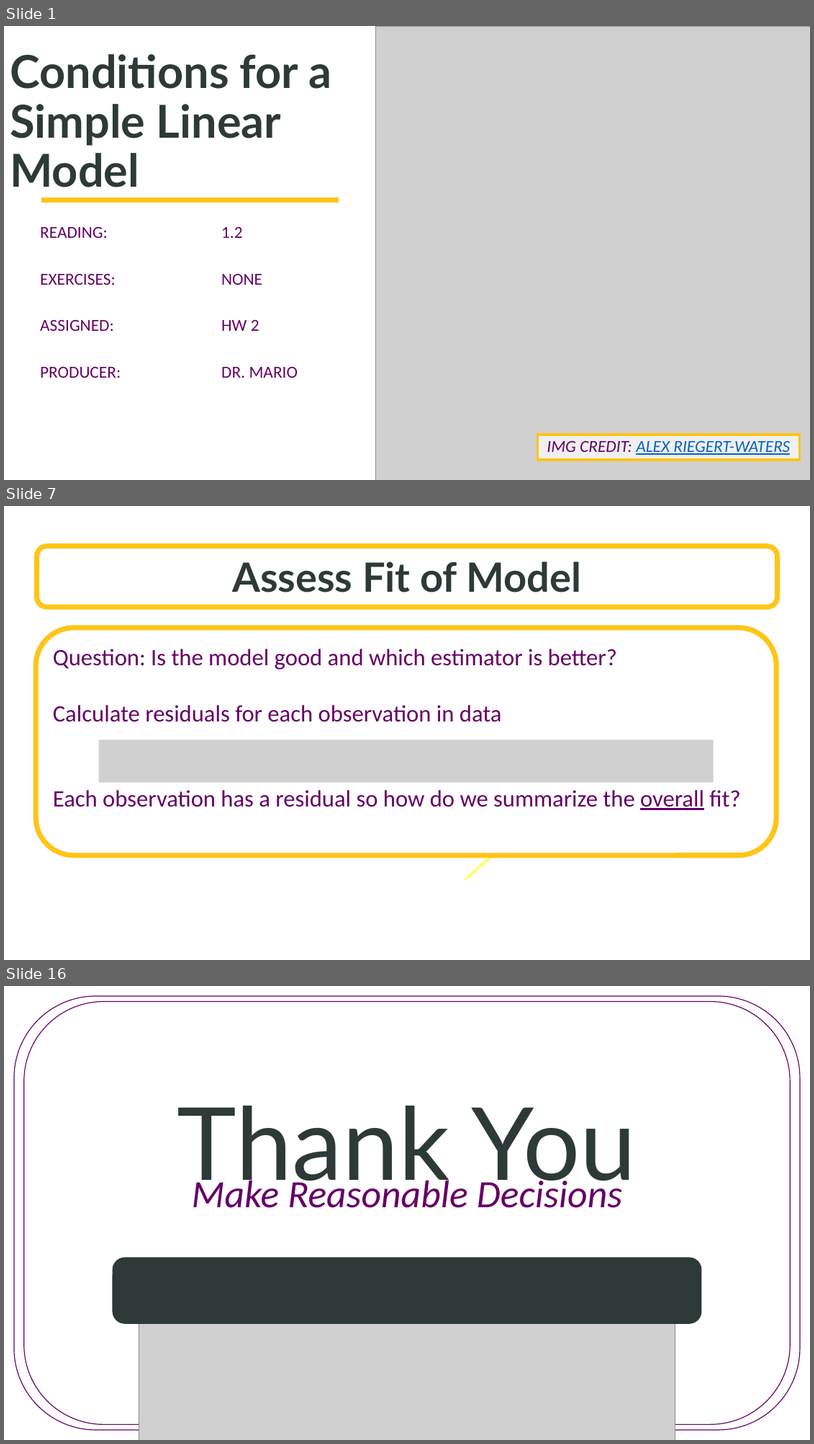
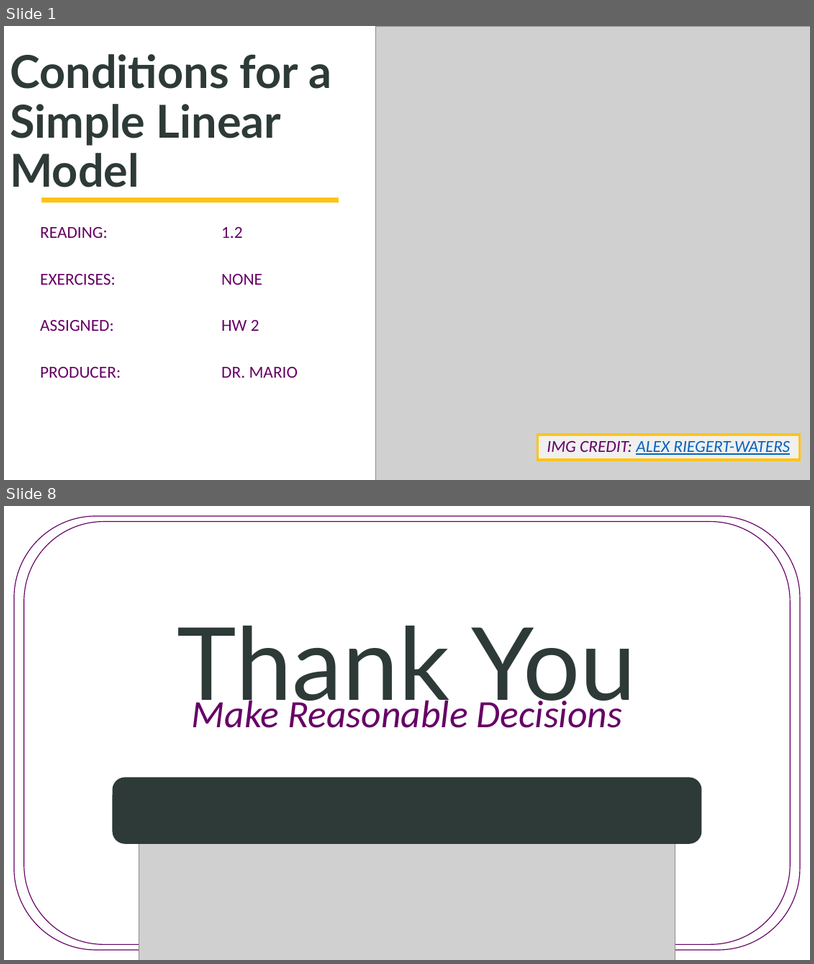
Before and after one commit to SuperMarioGiacomazzo/STOR455_WEBSITE, a slide deck: Lectures/4 - Conditions for a Simple Linear Model.pptx. Shown one above the other, each under a label of ours: slides 1, 7 and 16 before the commit, slides 1 and 8 after it; the slides between them are not shown. The pictures are 814x1444 and 814x964 pixels, drawn with LibreOffice and Linux fonts; fonts in the diff are those of the drawing; grey boxes stand for pictures; background and template pictures are left out. Boxes give left, top, right and bottom in pixels: in the first picture for what was removed or moved away, otherwise in the second. Text is boxed around its words. In the diff, an @@ line names an element or a change of style, - is before the commit and + after.

```diff
--- a/Lectures/4 - Conditions for a Simple Linear Model.pptx
+++ b/Lectures/4 - Conditions for a Simple Linear Model.pptx
@@ slide 7 removed at [4, 506, 810, 960], background picture (left out) @@
@@ rounded rectangle removed at [36, 546, 778, 607] @@
-Assess Fit of Model
@@ rounded rectangle removed at [36, 628, 777, 855] @@
-Question: Is the model good and which estimator is better?
-Calculate residuals for each observation in data
-Each observation has a residual so how do we summarize the overall fit?
@@ picture removed at [99, 739, 714, 782] @@
@@ arrow removed from (465, 879) to (506, 844) @@
@@ what was slide 16 is now slide 8 @@
```
Also in this commit, not shown: 6 slides added, 13 other slides removed, 12 other files.
